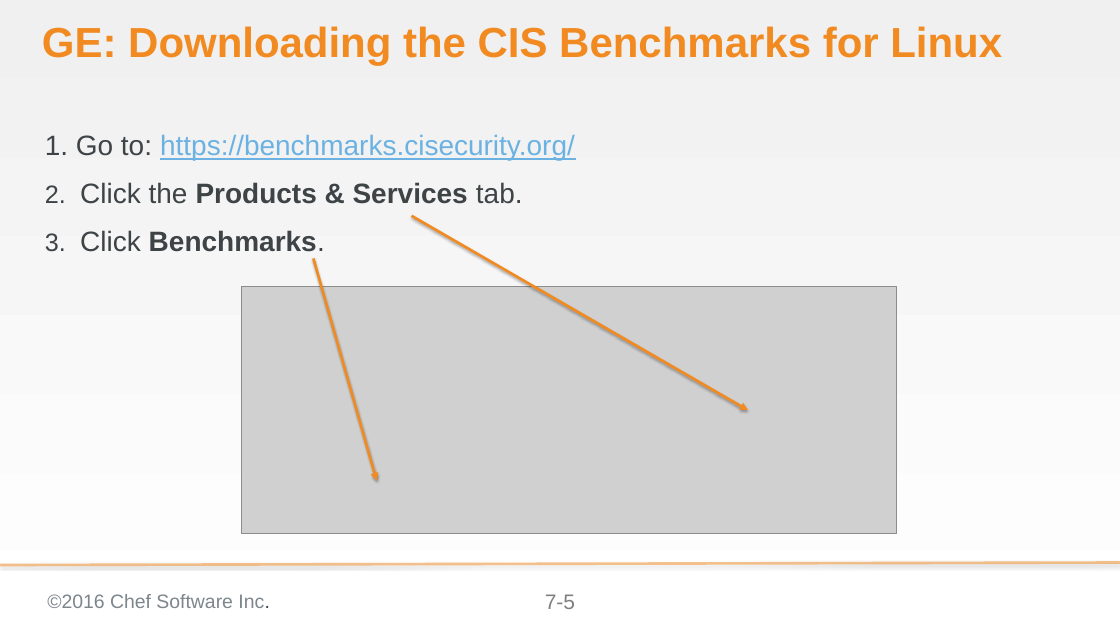
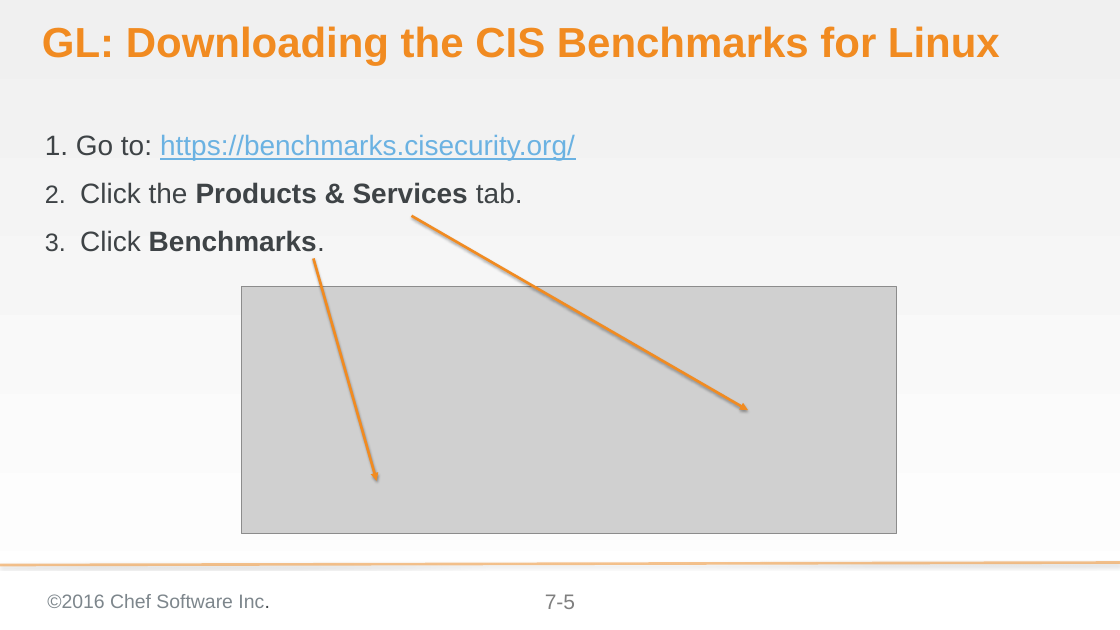
Before and after one commit to bchamby/chef-compliance-installation-configuration-operation, a slide deck: slide 5 of 07-compliance-frameworks-inspec.pptx. Drawn at 1120x630 pixels with LibreOffice and Linux fonts; fonts in the diff are those of the drawing; grey boxes stand for pictures; background and template pictures are left out. Boxes give left, top, right and bottom in pixels: in the first picture for what was removed or moved away, otherwise in the second. Text is boxed around its words. In the diff, an @@ line names an element or a change of style, - is before the commit and + after.

```diff
--- a/07-compliance-frameworks-inspec.pptx
+++ b/07-compliance-frameworks-inspec.pptx
@@ title at bbox=[42, 26, 1000, 65]: text changed @@
-GE: Downloading the CIS Benchmarks for Linux
+GL: Downloading the CIS Benchmarks for Linux
```
Also in this commit, not shown: 33 other slides changed, 2 other files.
